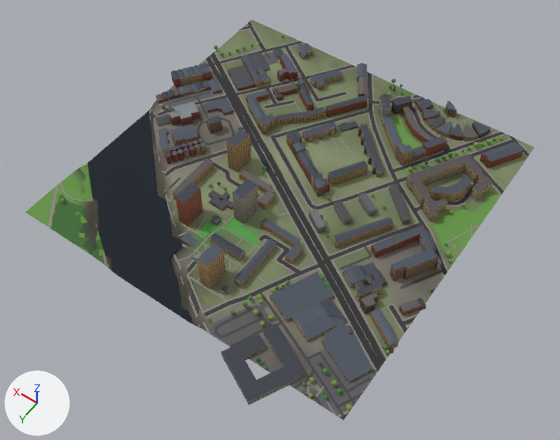
Before and after pictures for a commit that changed the glTF model glasgow-subway/data/city/city_10_7.glb.
Before and after are seen from a camera (50 mm lens) standing at (1252.0, -673.0, 814.0) and looking at (1624.0, -1194.0, -5.0). Lighting does not change. The marker at lower left points along +X, +Y and +Z. The older version comes first. Where no turn or scale is listed for an object, it has been applied to the vertices. Vertices at exactly the same position are counted once.

Objects in the first picture: 'buildings_10_7', 'green_10_7', 'roads_10_7', 'terrain_10_7', 'water_10_7'.
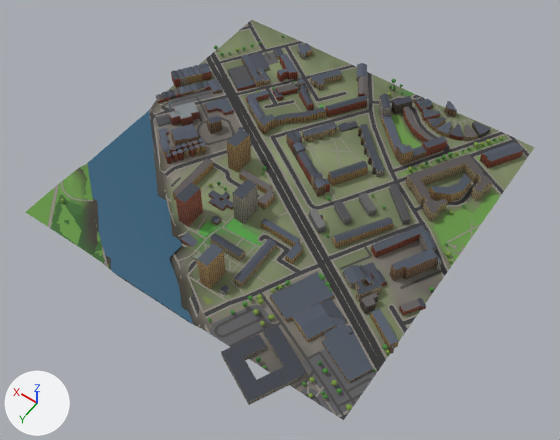
The change, as a list of edits to the scene's bpy script:
```text
Change mat_mat_water:
    where n0 = _N.new('ShaderNodeBsdfPrincipled'); n0.name = 'Principled BSDF'
    n0.inputs[2].default_value: 0.08 -> 0.35  # 'Roughness'
    where n2 = _N.new('ShaderNodeMix'); n2.name = 'Mix'
    n2.inputs[7].default_value: (0.0331, 0.0946, 0.133, 1.0) -> (0.787, 0.89, 1.0, 1.0)  # 'B', dark cyan #335766 -> 'B', pale blue #e5f2ff
Change me_green_10_7:
    used by ob_green_10_7; location = (1650.0, -1250.0, 6.0)
    remove me_green_10_7.from_pydata(...)  # 406 vertices, 416 faces; spans x -250.0..250.0, y -250.0..250.0, z -5.0..5.0
    add me_green_10_7.from_pydata(...)  # 366 vertices, 336 faces; spans x -250.0..250.0, y -250.0..250.0, z -5.0..5.0
    me_green_10_7 part 1: 37 vertices removed from x 140.0..238.0, y 160.0..239.0, z -1.0..3.0; 5 vertices added at x 168.0..228.0, y 190.0..230.0, z 2.0..3.0
    other edits to the shape of me_green_10_7 do not show in these pictures
Change me_water_10_7:
    where me_water_10_7.from_pydata(...)  # 106 vertices, 127 faces; spans x -143.0..143.0, y -122.0..122.0, z 0.0
    used by ob_water_10_7; location = (1757.0, -1122.0, 3.0)
    me_water_10_7 part 2: 127 faces centred in x -136.0..139.0, y -117.0..118.0, z 0.0 are repainted in the vertex colours; the middle colour goes from dark blue #2a4d5c to dark blue #326076
```

What differs and where, as boxes [x1, y1, x2, y2] in the pictures (560 x 440 px):
'roads_10_7', moved
    both: [48, 20, 530, 420]
'water_10_7', surface changed, recoloured (lighter)
    both: [88, 111, 193, 324]
part 1 of me_green_10_7, reshaped
    before: [31, 167, 104, 255]
    after: [33, 178, 100, 245]
